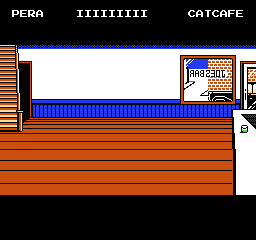
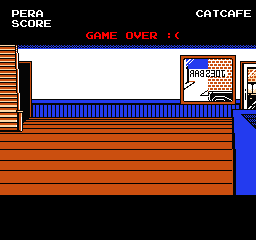
Layered file, before and after one edit (256x240). Changes by layer:
added layer "GAME OVER :(" above "Stage" over [86, 32, 179, 39]
painted on "Stage" over [233, 110, 256, 195]
renamed "PERA IIIIIIIII CatCafe ..." to "PERA CatCafe...", painted on it over [12, 10, 251, 27]
